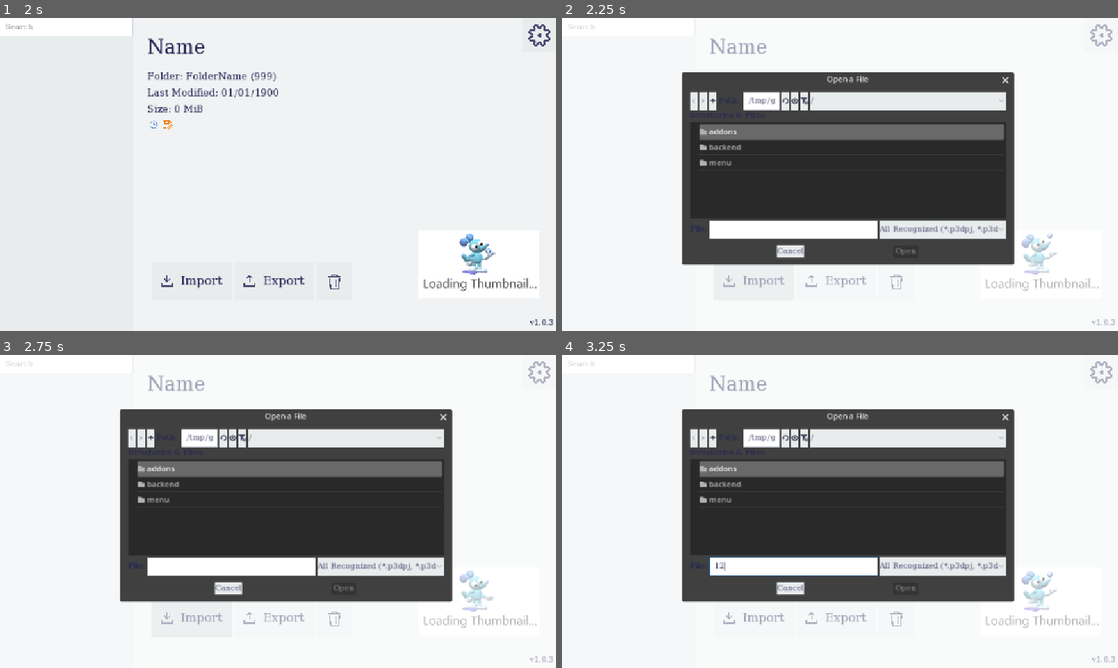
Above: before the commit, frames 1-4 (two rows, left to right).
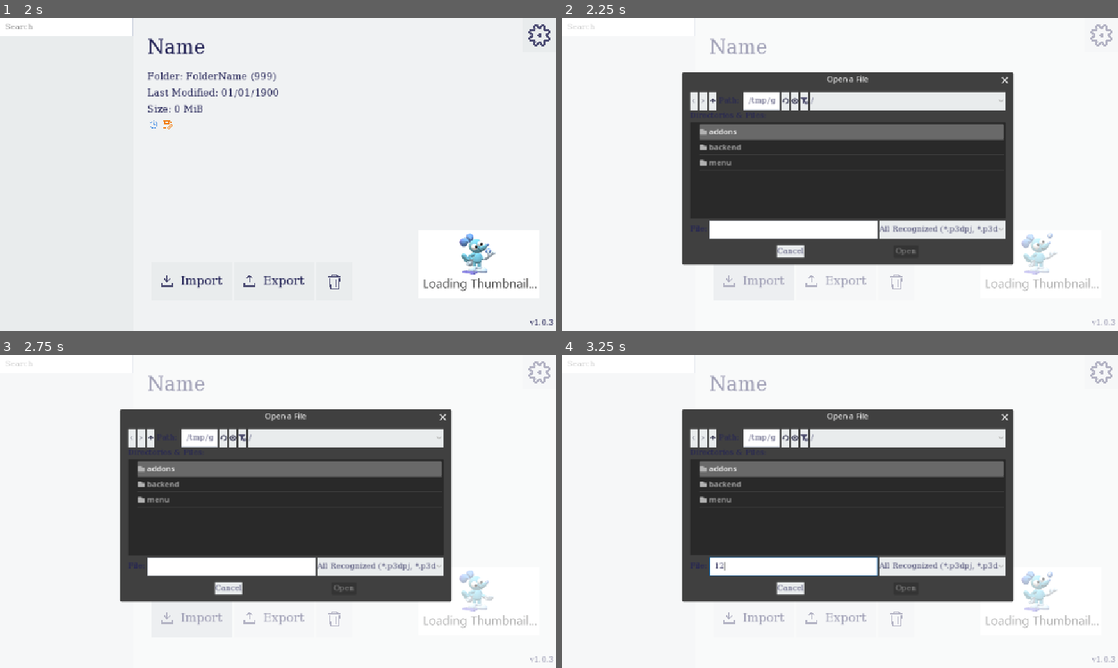
Above: after the commit, the same moments.

Repository: silkycell/Paint-3D-Project-Manager
Game: Godot game, scene res://menu/projects/projects_menu.tscn
Two runs of this game, one before a commit and one after it. Both use one fixed random seed, a clock stepped at 60 frames per second and the inputs below. Video files are missing from this copy of the repository; at most half a second of black plays in their place.
Inputs (mouse positions are in pixels of both pictures, inside the frame that each line leads up to):
- Up to frame 1 (2 s): click (66, 27) at 0.52 s; type "12" at 0.6 s; click "Ok" at 1.25 s
- Up to frame 2 (2.25 s): click (751, 280) at 2 s
- Up to frame 3 (2.75 s): no input
- Up to frame 4 (3.25 s): click (795, 567) at 2.77 s; type "12" at 2.85 s

Frame 1 is identical in both runs. In frame 2, 0.3% of the frame differs, in the area x 56-82%, y 17-80%; in frame 3, 0.3%; in frame 4, 0.3%.
Error in both runs: Out of bounds get index '0' (on base: 'Array[Project]') (res://backend/global_signal_handler.gd:3)

Commit message:
adjust repo link

Diff:
--- a/menu/update_popup.gd
+++ b/menu/update_popup.gd
@@ -1,7 +1,7 @@
 extends Button
 
 const TEMPLATE_TEXT:String = "v%s is avaliable to download\nClick here to open the download page"
-const REPO = 'silkycell/Paint-3D-Project-Manager'
+const REPO = 'KAUTARUMA/Paint-3D-Project-Manager'
 
 @onready var info = $Info
 @onready var http_request = $HTTPRequest
